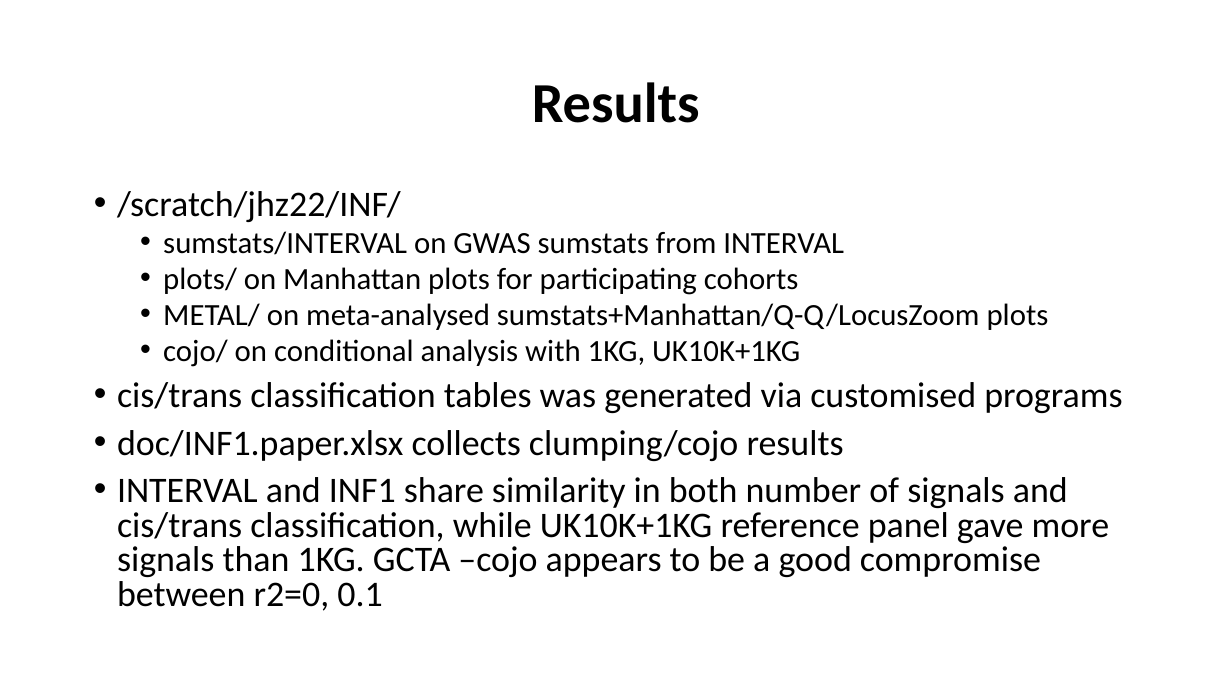
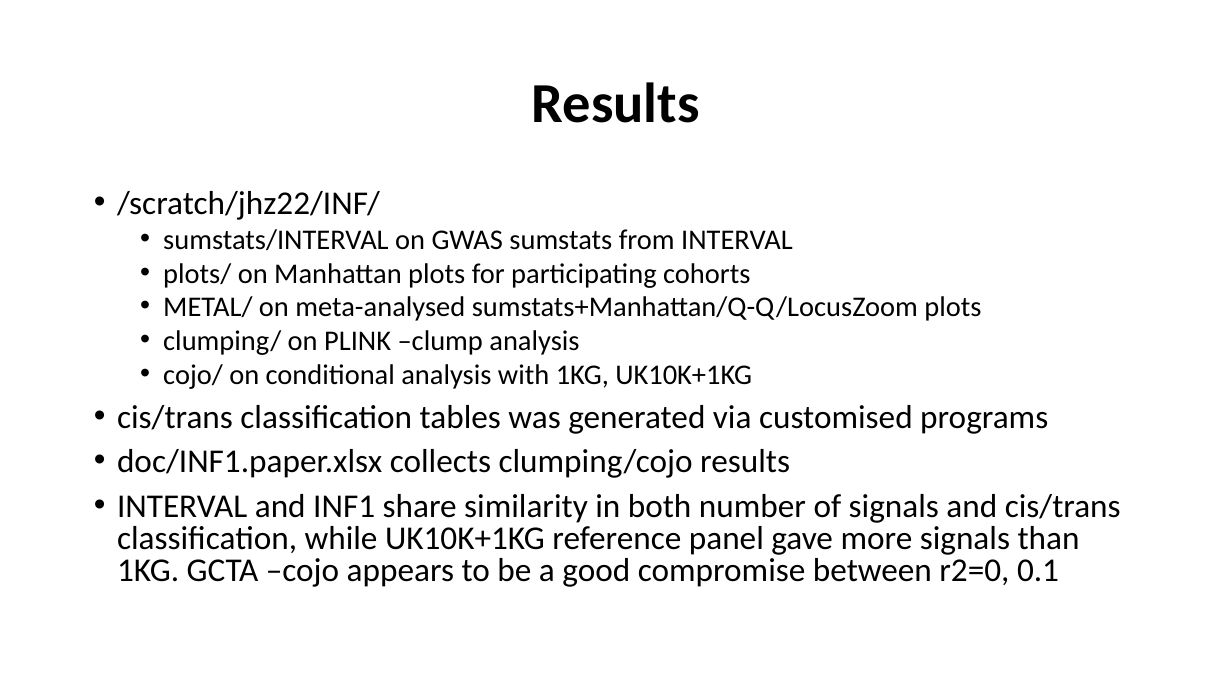
Before and after one commit to jinghuazhao/INF, a slide deck: slide 9 of doc/SCALLOP_INF1-120419.pptx. Drawn at 1232x693 pixels with LibreOffice and Linux fonts; fonts in the diff are those of the drawing. Boxes give left, top, right and bottom in pixels: in the first picture for what was removed or moved away, otherwise in the second. Text is boxed around its words. In the diff, an @@ line names an element or a change of style, - is before the commit and + after.

Commit message:
Documents and auxiliary files

```diff
--- a/doc/SCALLOP_INF1-120419.pptx
+++ b/doc/SCALLOP_INF1-120419.pptx
@@ text at (x1=117, y1=191, x2=1121, y2=587): size 28 to 25.9 pt in "/scratch/jhz22/INF/", "cis/trans classification tables was generated via customised ...", "doc/INF1.paper.xlsx collects clumping/cojo results", "INTERVAL and INF1 share similarity in both ..."; size 24 to 22.2 pt in "sumstats/INTERVAL on GWAS sumstats from INTERVAL", "plots/ on Manhattan plots for participating cohorts", "METAL/ on meta-analysed sumstats+Manhattan/Q-Q/LocusZoom plo ...", "cojo/ on conditional analysis with 1KG, UK10K+1KG" @@
@@ text at (x1=163, y1=330, x2=579, y2=355): paragraph added @@
+  • clumping/ on PLINK –clump analysis
```
